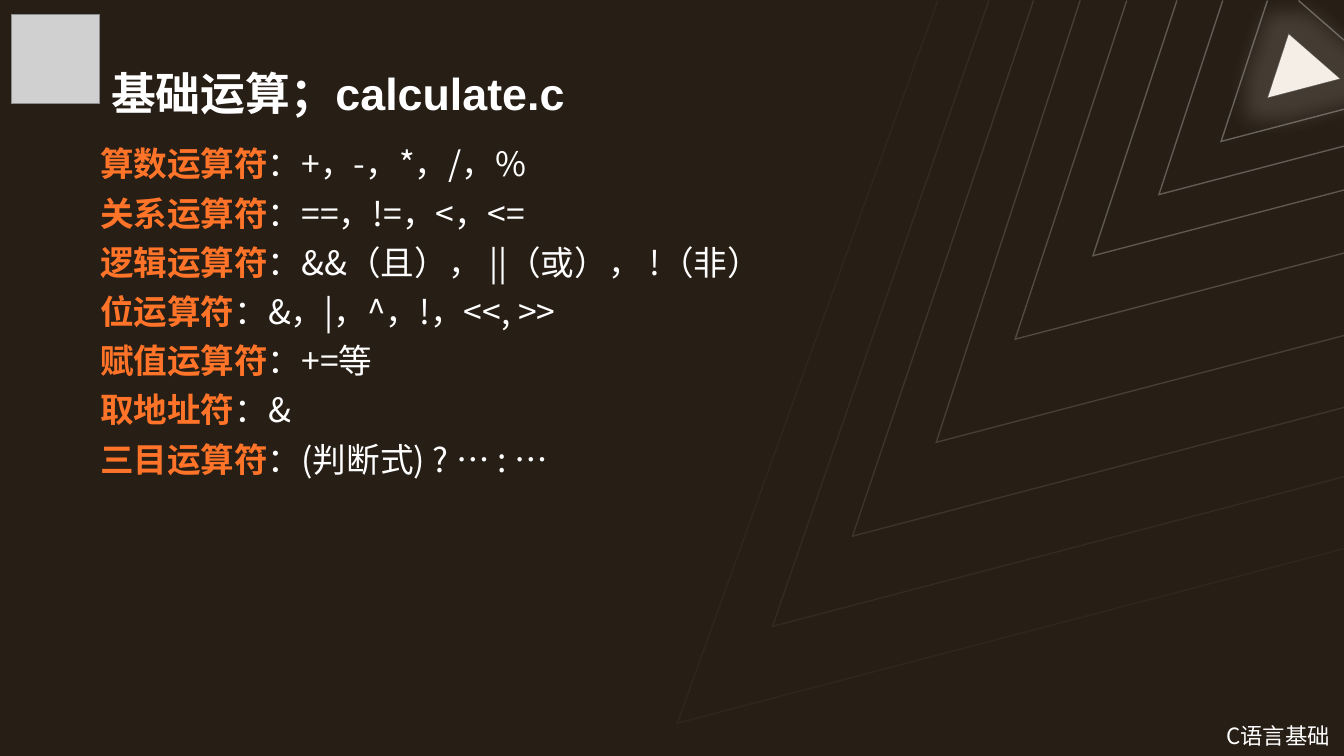
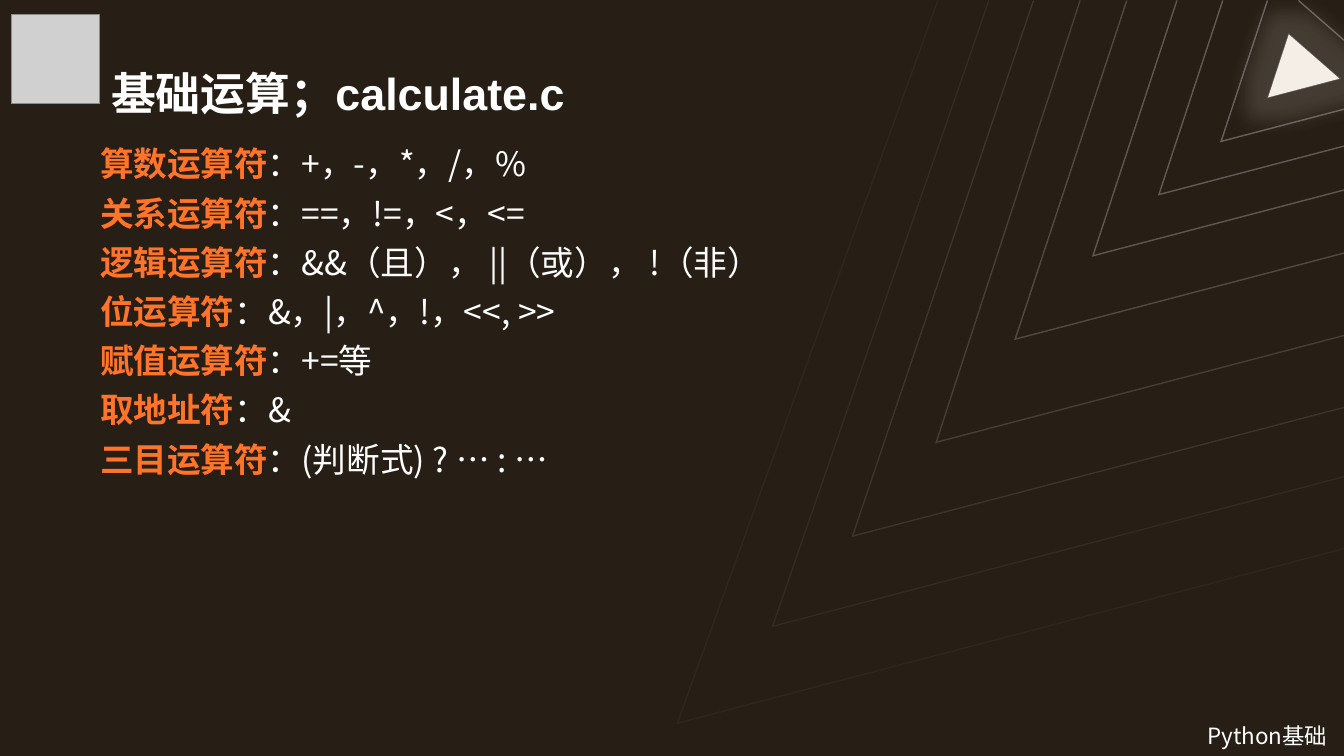
Before and after one commit to Wannerfi/CodingCourse, a slide deck: slide 12 of 5Python基础.pptx (slide 21 before the commit). Drawn at 1344x756 pixels with LibreOffice and Linux fonts; fonts in the diff are those of the drawing; grey boxes stand for pictures. Boxes give left, top, right and bottom in pixels: in the first picture for what was removed or moved away, otherwise in the second. Text is boxed around its words. In the diff, an @@ line names an element or a change of style, - is before the commit and + after.

```diff
--- a/5Python基础.pptx
+++ b/5Python基础.pptx
@@ text added at [1208, 725, 1328, 749], 16 pt, text #FFFFFF @@
+Python基础
@@ text removed at [1226, 725, 1330, 746] @@
-C语言基础
```
Also in this commit, not shown: 16 other slides changed, 4 slides added, 12 slides removed, 2 other files.
